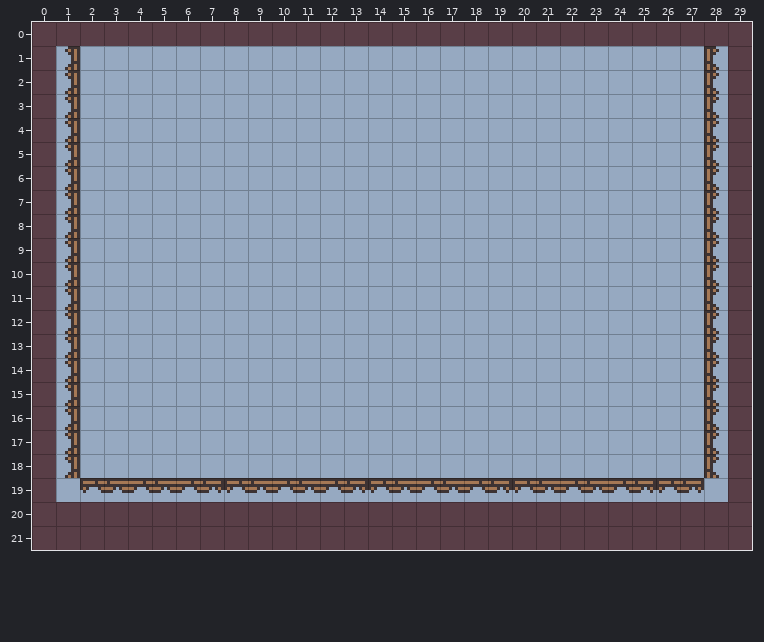
One commit to this Tiled map: tiled/levels/town_goons.tmx. Above: the version before the commit.
Cells are 8x8 px. Shown: x 0..29, y 0..21.
New version:
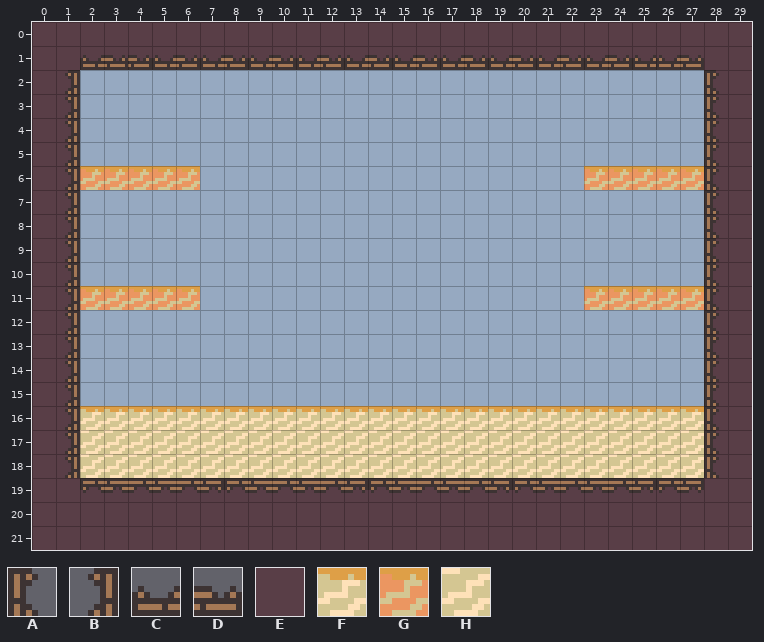
Key: from "CowboyTilemap": A 6, B 7 "wall", C 86, D 87, E 168 "wall", F 721 "wall", G 725 "onewaywall", H 761 "wall".
_ is an empty cell.
Tiles replaced or removed in this view: A, B.
Tiles of an added or newly shown layer are drawn over the layers below it.
The exact change:
Changed rows in their new state; . is an unchanged cell.
Layer "Background_3" (now shown):
first column x 1:
 1 EEEEEEEEEEEEEEEEEEEEEEEEEEEE
 2 E..........................E
 3 E..........................E
 4 E..........................E
 5 E..........................E
 6 E..........................E
 7 E..........................E
 8 E..........................E
 9 E..........................E
10 E..........................E
11 E..........................E
12 E..........................E
13 E..........................E
14 E..........................E
15 E..........................E
16 E..........................E
17 E..........................E
18 E..........................E
19 EEEEEEEEEEEEEEEEEEEEEEEEEEEE
Layer "Collision":
first column x 1:
 1 _CDDCDCDCDCDCDCDCDCDCDCDCCD_
first column x 2:
 6 GGGGG................GGGGG
first column x 2:
11 GGGGG................GGGGG
first column x 2:
16 FFFFFFFFFFFFFFFFFFFFFFFFFF
17 HHHHHHHHHHHHHHHHHHHHHHHHHH
18 HHHHHHHHHHHHHHHHHHHHHHHHHH
Boxes around the changes in both pictures, in picture pixels (x1, y1, x2, y2):
changed: (56, 46, 728, 502)
